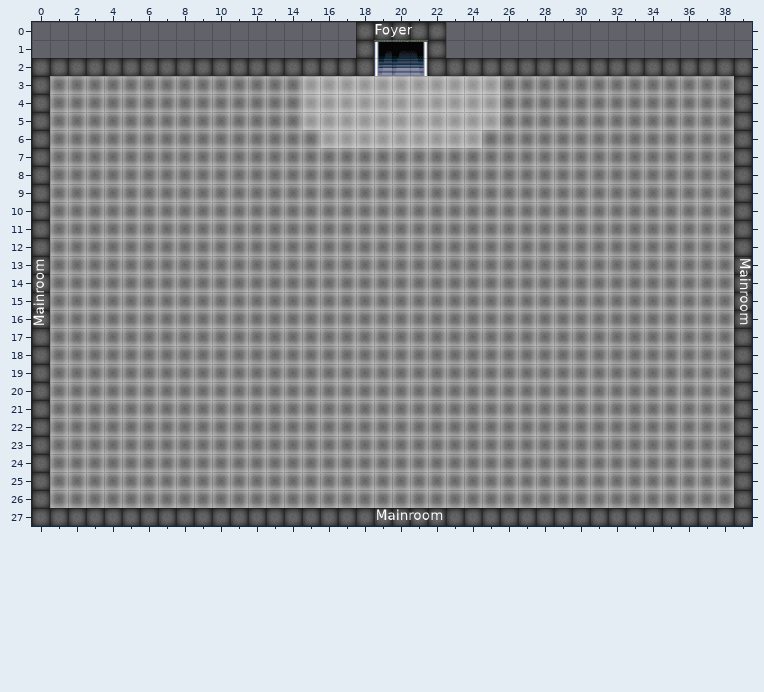
An edit to a level. Tiled map (JSON), maps/mainroom.json. Above, as it was before the edit.
Cells are 32x32 px. Shown: x 0..39, y 0..27.
Now the later version:
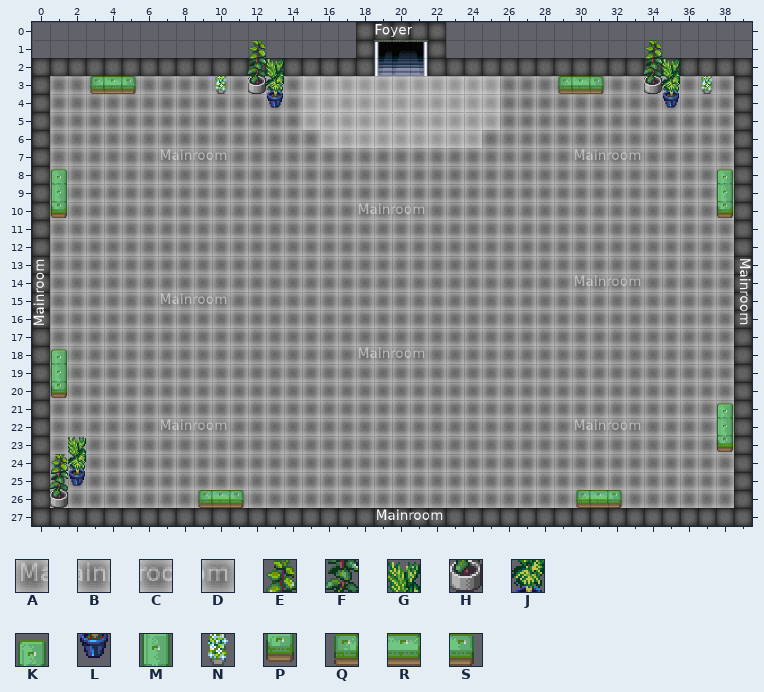
Key: from "Texte": A 120, B 121, C 122, D 123; from "office_1": E 164, F 180, G 181, H 196, J 197, K 199, L 213, M 215, N 230, P 231, Q 244, R 245, S 246.
_ is an empty cell, . an unchanged one.
Tiles of an added or newly shown layer are drawn over the layers below it.
See-through tiles are keyed as they look on the map.
Changes in this commit:
--- layer "top"
@@ x 3..37 @@
- 1 ........._....................._...
- 2 .........__....................__..
- 3 ___...._.__...............___..__._
- 4 .........._....................._..
+ 1 .........E.....................E...
+ 2 .........FG....................FG..
+ 3 QRS....N.HJ...............QRS..HJ.N
+ 4 ..........L.....................L..
@@ x 1..38 @@
- 8 _...................................._
- 9 _...................................._
-10 _...................................._
+ 8 K....................................K
+ 9 M....................................M
+10 P....................................P
@@ x 1..38 @@
-18 _.....................................
-19 _.....................................
-20 _.....................................
-21 ....................................._
-22 ....................................._
-23 ._..................................._
-24 __....................................
-25 __....................................
-26 _.......___..................___......
+18 K.....................................
+19 M.....................................
+20 P.....................................
+21 .....................................K
+22 .....................................M
+23 .G...................................P
+24 EJ....................................
+25 FL....................................
+26 H.......QRS..................QRS......
--- layer "text_mainroom" (added)
@@ x 7..33 @@
- 7 ____...................____
+ 7 ABCD...................ABCD
@@ x 18..21 @@
-10 ____
+10 ABCD
@@ x 7..33 @@
-14 .......................____
-15 ____.......................
+14 .......................ABCD
+15 ABCD.......................
@@ x 18..21 @@
-18 ____
+18 ABCD
@@ x 7..33 @@
-22 ____...................____
+22 ABCD...................ABCD
